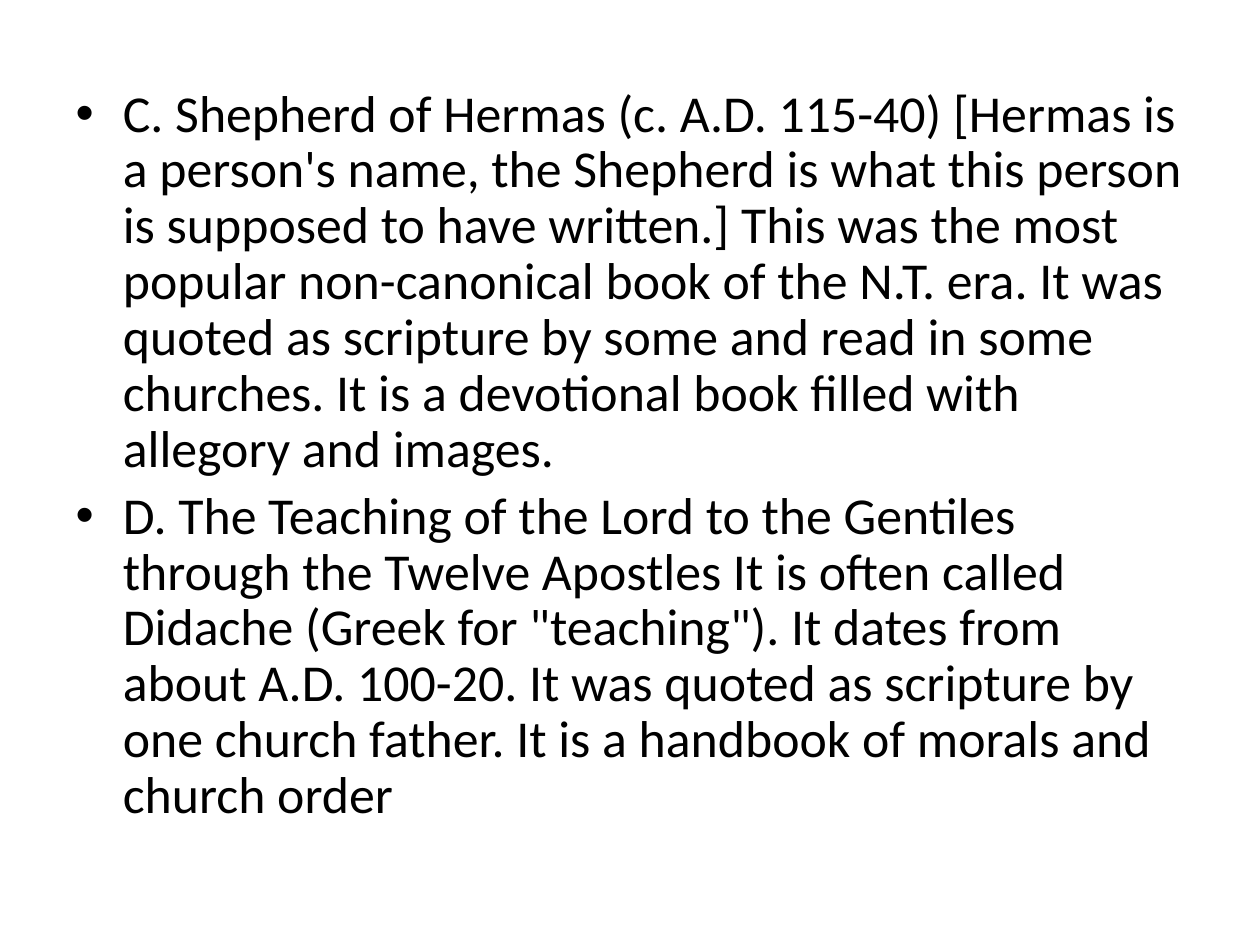
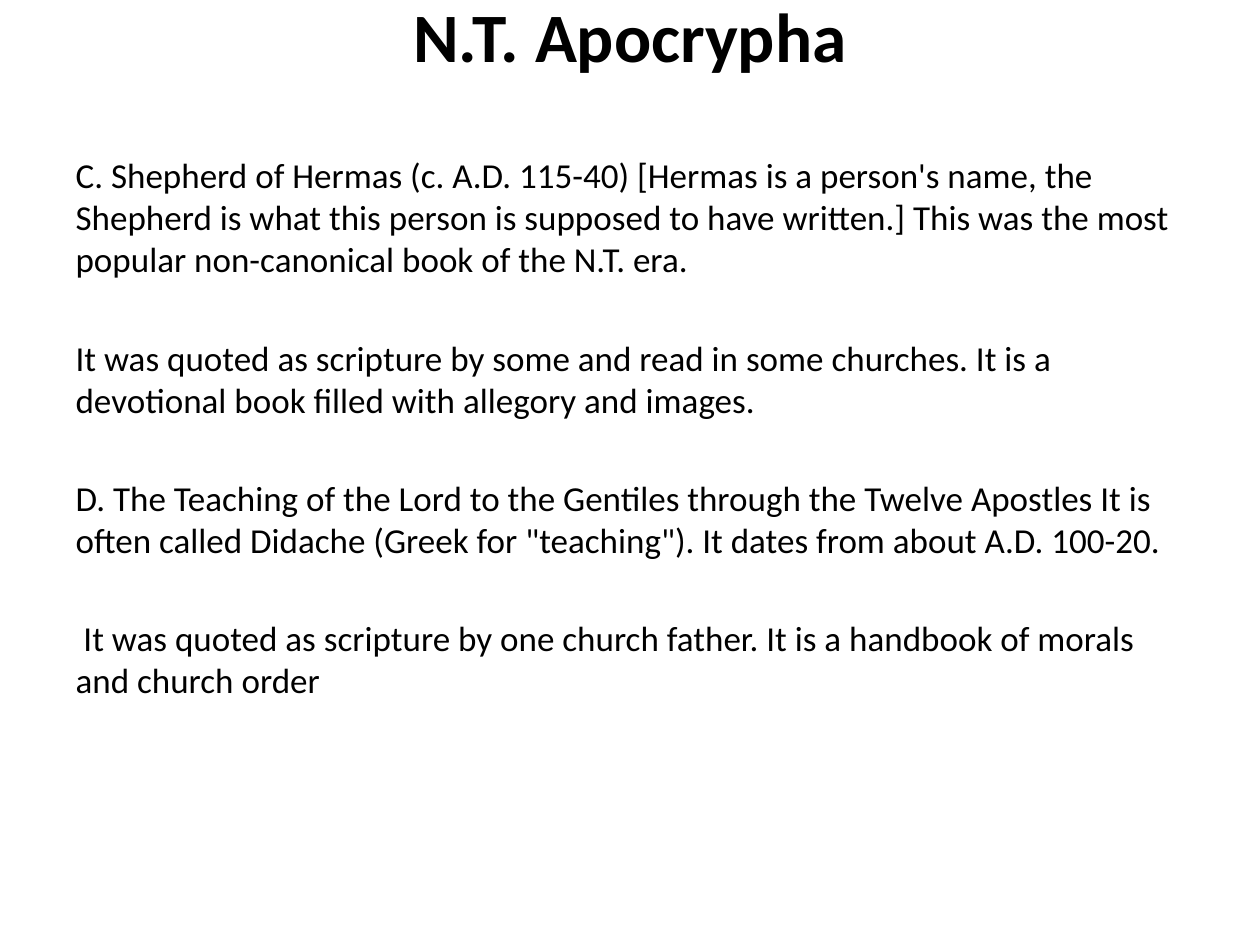
Before and after one commit to mutanganajoseph/Documents, a slide deck: slide 84 of auca/sem-1/intro-to-Bible-study/1 intro to Bible study Notes.pptx. Drawn at 1260x945 pixels with LibreOffice and Linux fonts; fonts in the diff are those of the drawing. Boxes give left, top, right and bottom in pixels: in the first picture for what was removed or moved away, otherwise in the second. Text is boxed around its words. In the diff, an @@ line names an element or a change of style, - is before the commit and + after.

```diff
--- a/auca/sem-1/intro-to-Bible-study/1 intro to Bible study Notes.pptx
+++ b/auca/sem-1/intro-to-Bible-study/1 intro to Bible study Notes.pptx
@@ title added at (413, 13, 846, 73), 39.6 pt, text #000000, bold @@
+N.T. Apocrypha
@@ text at (76, 162, 1169, 694): text changed; size 29.6 to 20 pt @@
-• C. Shepherd of Hermas (c. A.D. 115-40) [Hermas is a person's name, the Shepherd is what this person is supposed to have written.] This was the most popular non-canonical book of the N.T. era. It was quoted as scripture by some and read in some churches. It is a devotional book filled with allegory and images.
-• D. The Teaching of the Lord to the Gentiles through the Twelve Apostles It is often called Didache (Greek for "teaching"). It dates from about A.D. 100-20. It was quoted as scripture by one church father. It is a handbook of morals and church order
+C. Shepherd of Hermas (c. A.D. 115-40) [Hermas is a person's name, the Shepherd is what this person is supposed to have written.] This was the most popular non-canonical book of the N.T. era.
+It was quoted as scripture by some and read in some churches. It is a devotional book filled with allegory and images.
+D. The Teaching of the Lord to the Gentiles through the Twelve Apostles It is often called Didache (Greek for "teaching"). It dates from about A.D. 100-20.
+It was quoted as scripture by one church father. It is a handbook of morals and church order
```
Also in this commit, not shown: 72 other slides changed, 5 other files.
